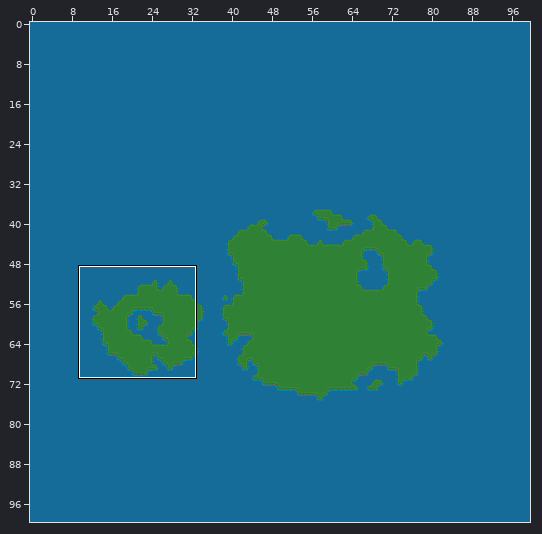
Tiled map, stored at android/assets/maps/debug_island/overworld_island.tmx. Above, an overview of the earlier version with the close-up marked.
Close-up. First the earlier version:
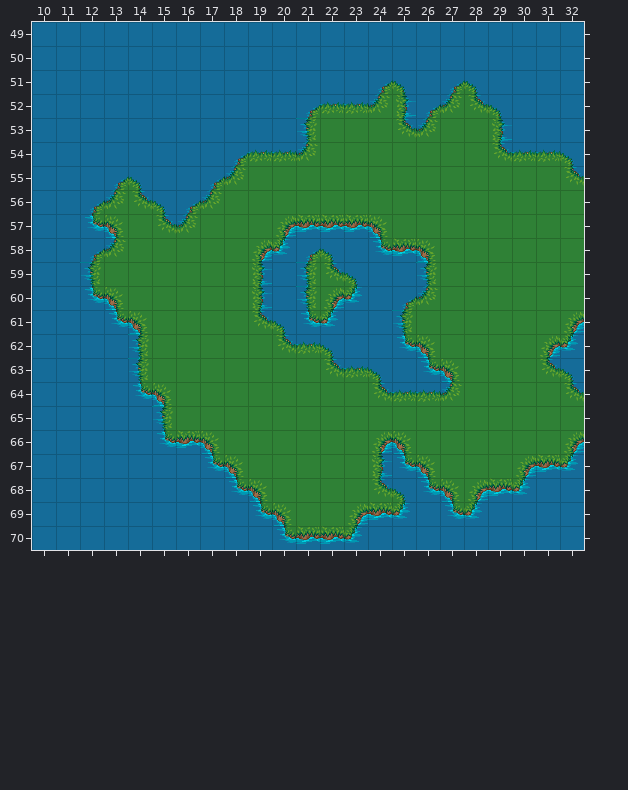
Cells are 32x32 px. Shown: x 10..32, y 49..70.
The same view after the edit:
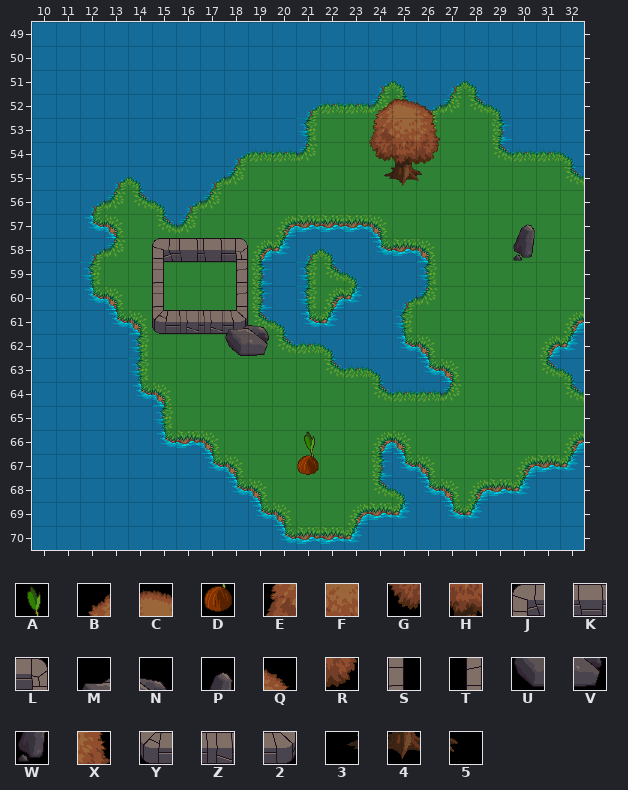
Key: from "terrain_atlas.png": A 762, B 766, C 767, D 794, E 798, F 799, G 830, H 831, J 852, K 853, L 854, M 859, N 860, P 861, Q 862, R 863, S 884, T 886, U 891, V 892, W 893, X 894, Y 916, Z 917, 2 918, 3 1021, 4 1022, 5 1023.
_ is an empty cell.
Tiles of an added or newly shown layer are drawn over the layers below it.
The edit:
{"where": "layer \"flor\" (added)"}
{"y":55,"x":24,"old":"_","new":"3"}
{"y":55,"x":26,"old":"_","new":"5"}
{"where": "layer \"blockers\" (added)"}
{"y":55,"x":25,"old":"_","new":"4"}
{"y":58,"x":15,"old":"____","new":"JKKL"}
{"y":58,"x":30,"old":"_","new":"W"}
{"y":59,"x":15,"old":"_","new":"S"}
{"y":59,"x":18,"old":"_","new":"T"}
{"y":60,"x":15,"old":"_","new":"S"}
{"y":60,"x":18,"old":"_","new":"T"}
{"y":61,"x":15,"old":"____","new":"YZZ2"}
{"y":62,"x":18,"old":"__","new":"UV"}
{"y":67,"x":21,"old":"_","new":"D"}
{"where": "layer \"roof\" (added)"}
{"y":52,"x":24,"old":"___","new":"BCQ"}
{"y":53,"x":24,"old":"___","new":"EFX"}
{"y":54,"x":24,"old":"___","new":"GHR"}
{"y":57,"x":30,"old":"_","new":"P"}
{"y":61,"x":18,"old":"__","new":"MN"}
{"y":66,"x":21,"old":"_","new":"A"}
{"label":"added","picture_box":[369,98,440,186]}
{"label":"added","picture_box":[513,224,535,261]}
{"label":"added","picture_box":[152,238,269,356]}
{"label":"added","picture_box":[297,431,319,475]}
